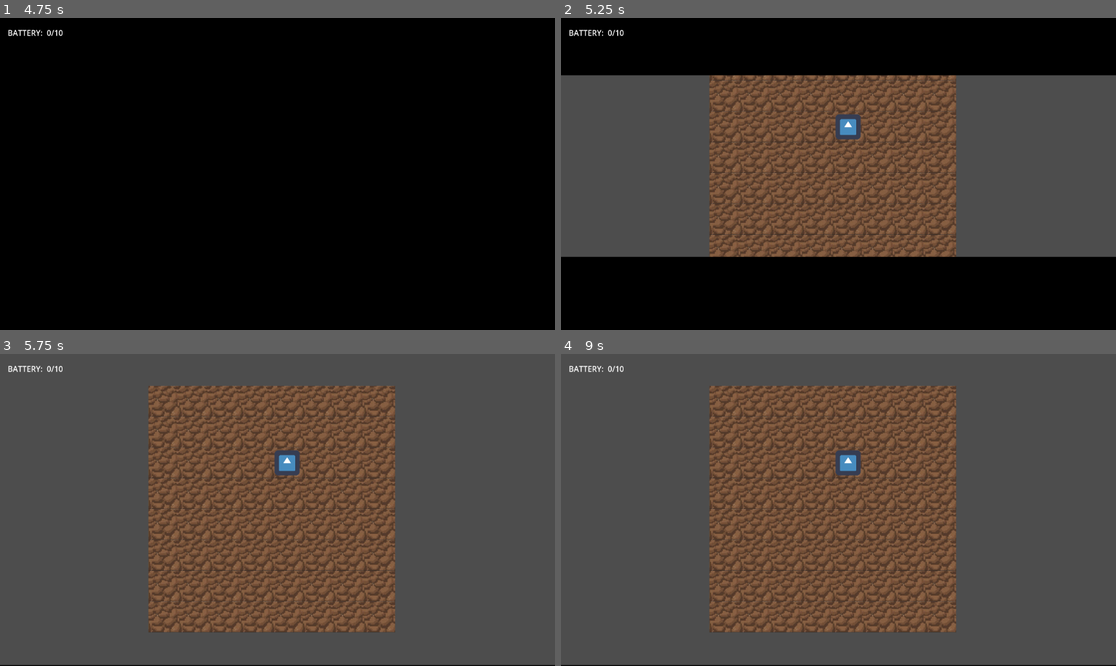
Above: before the commit, frames 1-4 (two rows, left to right).
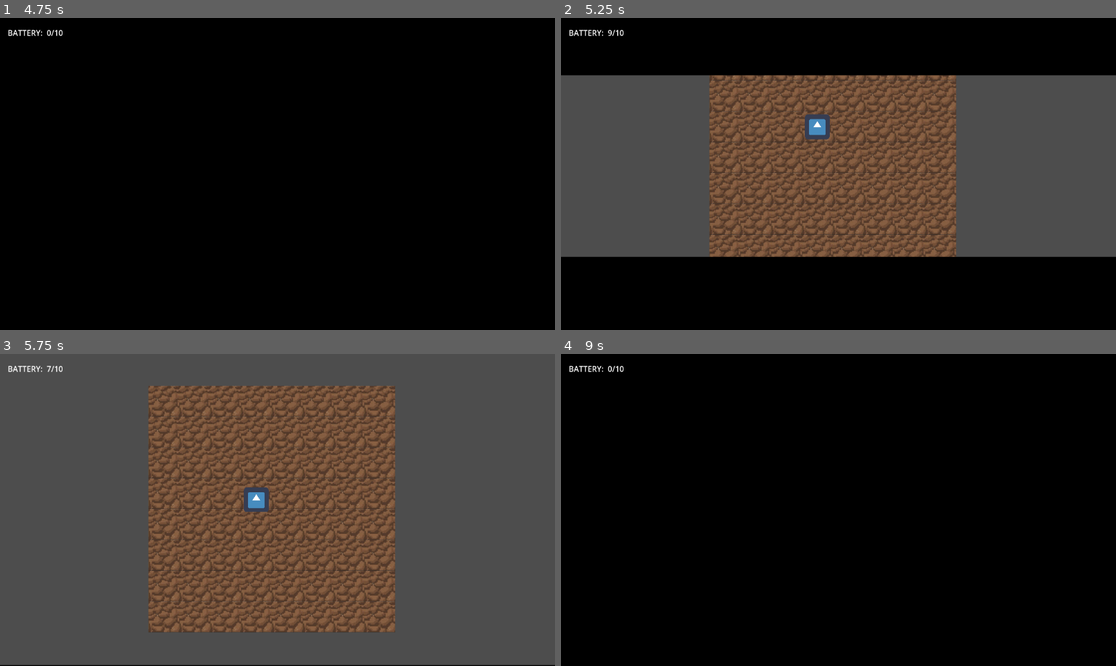
Above: after the commit, the same moments.

Repository: bardunbar/galway-game-jam-23
Game: Godot game, scene res://screens/game/game_scene.tscn
Two runs of this game, one before a commit and one after it. Both use one fixed random seed, a clock stepped at 60 frames per second and the inputs below. The engine's default icon, where the game draws it, is replaced by a stand-in: a white triangle on a blue panel in a dark square.
Inputs:
- Up to frame 1 (4.75 s): tap Enter at 0.5 s; hold Right (move_right) 0.53-1.28 s; tap Space (Action_1) at 0.6, 2.1, 3.6 s; hold Down (move_down) 1.28-2.03 s; tap Ctrl (Action_2) at 1.35, 2.85, 4.35 s; hold Right (move_right) 2.03-2.78 s; hold Up (move_up) 2.78-3.53 s; hold Left (move_left) from 3.53 s (still down)
- Up to frame 2 (5.25 s): tap Space (Action_1) at 5, 5.1 s; release Left (move_left) at 5.03 s; hold Down (move_down) from 5.03 s (still down)
- Up to frame 3 (5.75 s): keep holding Down (move_down)
- Up to frame 4 (9 s): release Down (move_down) at 5.78 s; hold Right (move_right) 5.78-6.53 s; tap Ctrl (Action_2) at 5.85, 7.35, 8.85 s; hold Up (move_up) 6.53-7.28 s; tap Space (Action_1) at 6.6, 8.1 s; hold Right (move_right) 7.28-8.03 s; hold Down (move_down) 8.03-8.78 s; hold Left (move_left) from 8.78 s (still down)

Frame 1 is identical in both runs. In frame 2, 0.7% of the frame differs, in the area x 8-55%, y 4-39%; in frame 3, 0.7%; in frame 4, 100%, in the area x 0-100%, y 0-100%.

Commit message:
Resets player action points in between sessions.

Diff:
--- a/project/screens/game/game_script.gd
+++ b/project/screens/game/game_script.gd
@@ -35,6 +35,8 @@
 	hud.play_fade_animation()
 
 func _on_mid_blink():
+	player.curActionPoints = action_points
+	hud.update_action_points(action_points, action_points)
 	grid.blink()
 
 func _on_action1_updated(is_active: bool, prompt_text: String, cost: int):
